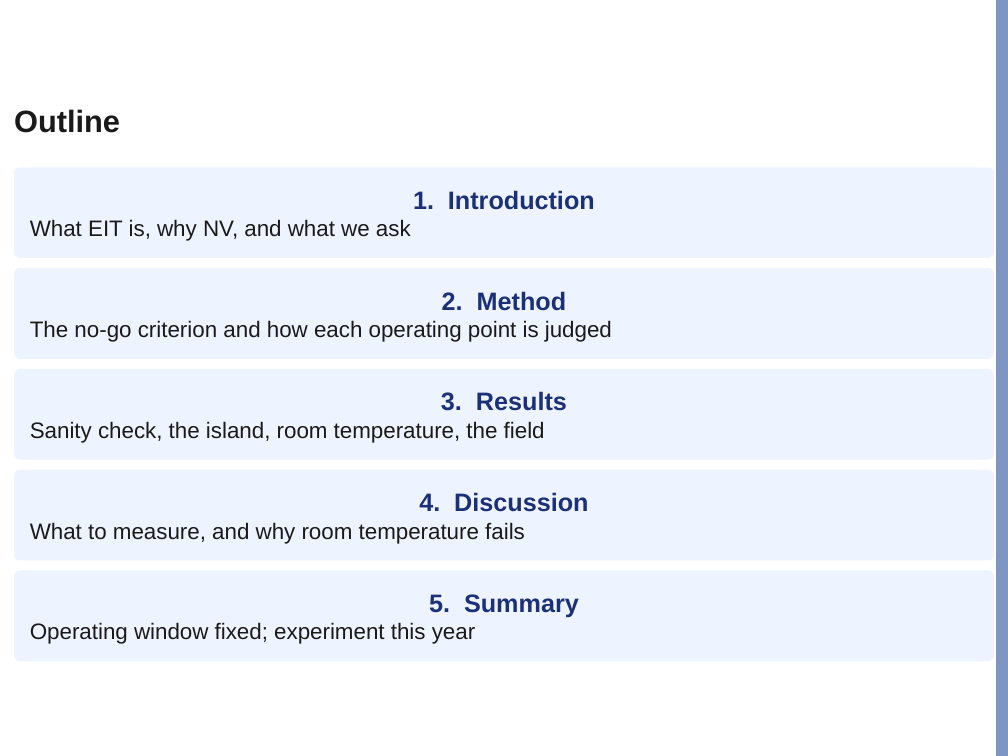
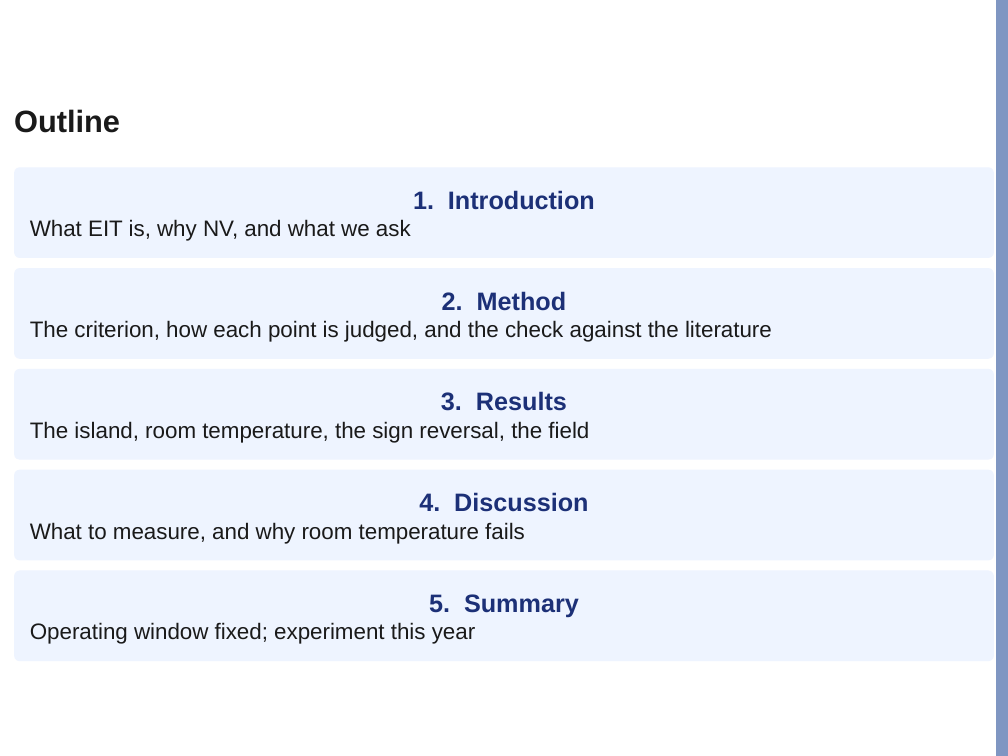
Before and after one commit to Risei412/NV-EIT-space, a slide deck: slide 2 of presentations/lab_seminar/nv_eit_seminar.pptx. Drawn at 1008x756 pixels with LibreOffice and Linux fonts; fonts in the diff are those of the drawing; background and template pictures are left out. Boxes give left, top, right and bottom in pixels: in the first picture for what was removed or moved away, otherwise in the second. Text is boxed around its words. In the diff, an @@ line names an element or a change of style, - is before the commit and + after.

```diff
--- a/presentations/lab_seminar/nv_eit_seminar.pptx
+++ b/presentations/lab_seminar/nv_eit_seminar.pptx
@@ text in rounded rectangle at (x1=30, y1=320, x2=772, y2=342): text changed @@
-The no-go criterion and how each operating point is judged
+The criterion, how each point is judged, and the check against the literature
@@ text in rounded rectangle at (x1=30, y1=421, x2=589, y2=443): text changed @@
-Sanity check, the island, room temperature, the field
+The island, room temperature, the sign reversal, the field
```
Also in this commit, not shown: 4 other slides changed, 1 slide added, 1 slide removed, 4 other files.
